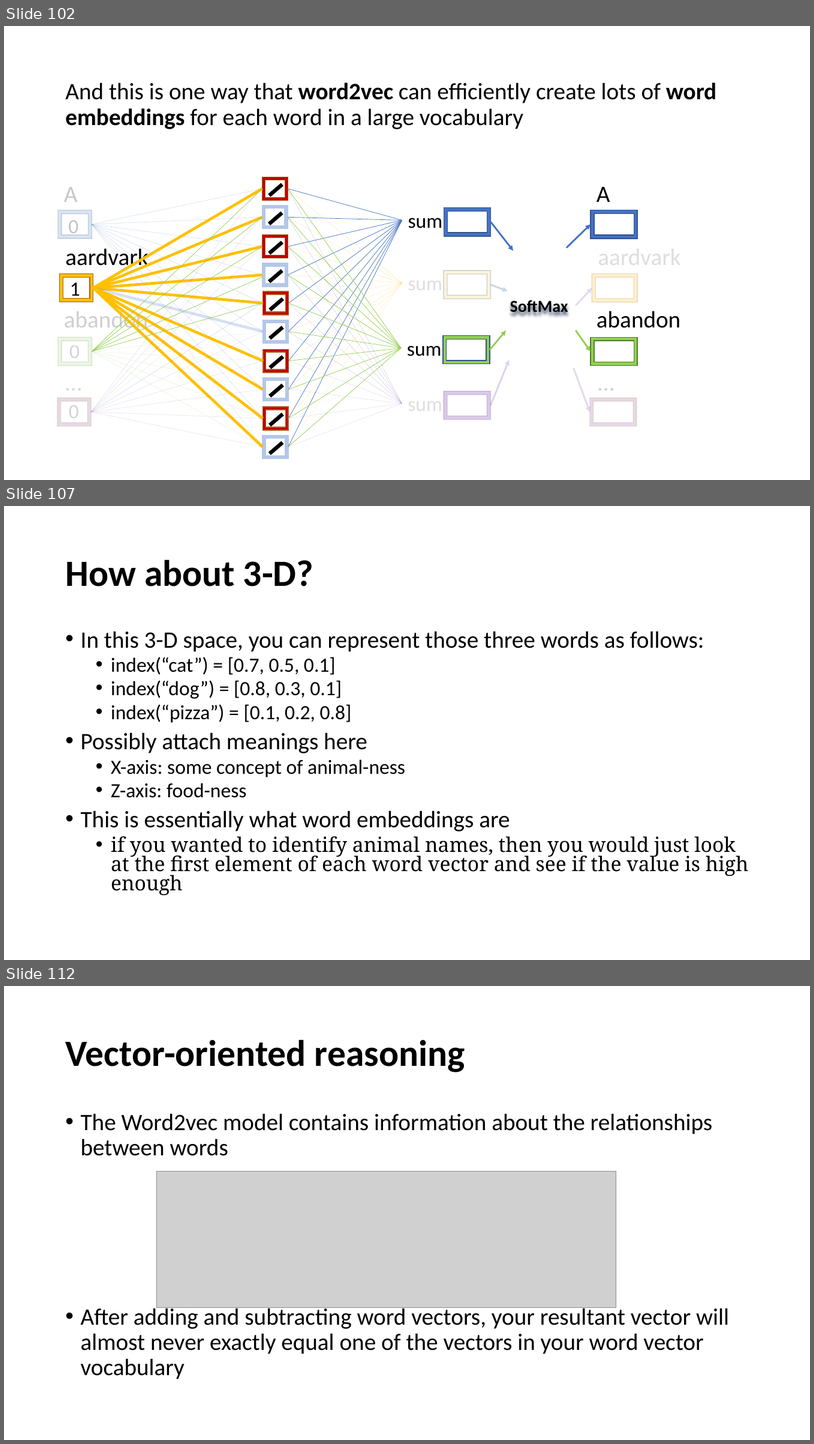
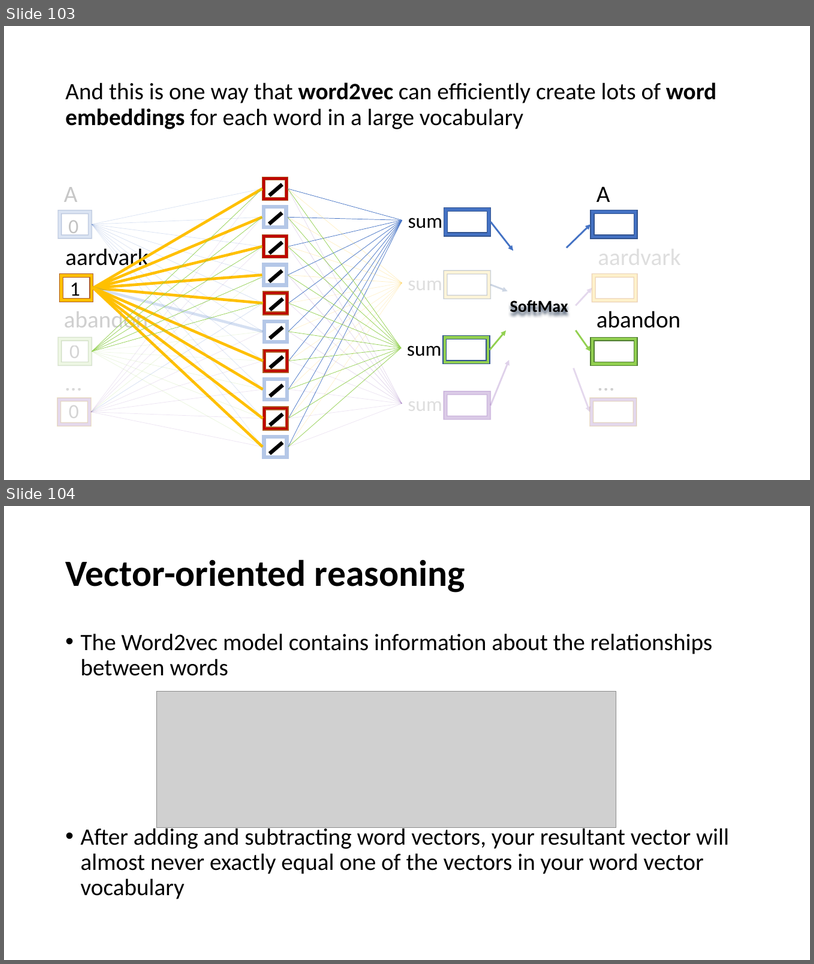
Before and after one commit to YeabinMoonEcon/BUS211, a slide deck: BUS243_NLP/lecture_notes/Lecture6_2.pptx. Shown one above the other, each under a label of ours: slides 102, 107 and 112 before the commit, slides 103 and 104 after it; the slides between them are not shown. The pictures are 814x1444 and 814x964 pixels, drawn with LibreOffice and Linux fonts; fonts in the diff are those of the drawing; grey boxes stand for pictures. Boxes give left, top, right and bottom in pixels: in the first picture for what was removed or moved away, otherwise in the second. Text is boxed around its words. In the diff, an @@ line names an element or a change of style, - is before the commit and + after.

```diff
--- a/BUS243_NLP/lecture_notes/Lecture6_2.pptx
+++ b/BUS243_NLP/lecture_notes/Lecture6_2.pptx
@@ slide 107 removed at (4,506,810,960), background #FFFFFF @@
@@ title removed at (65,559,314,586) @@
-How about 3-D?
@@ text removed at (81,631,749,895) @@
-• In this 3-D space, you can represent those three words as follows:
-  • index(“cat”) = [0.7, 0.5, 0.1]
-  • index(“dog”) = [0.8, 0.3, 0.1]
-  • index(“pizza”) = [0.1, 0.2, 0.8]
-• Possibly attach meanings here
-  • X-axis: some concept of animal-ness
-  • Z-axis: food-ness
-• This is essentially what word embeddings are
-  • if you wanted to identify animal names, then you would just look at the first element of each word vector and see if the value is high enough
@@ what was slide 102 is now slide 103 @@
@@ what was slide 112 is now slide 104 @@
```
Also in this commit, not shown: 5 slides changed, 6 slides added, 16 other slides removed.
